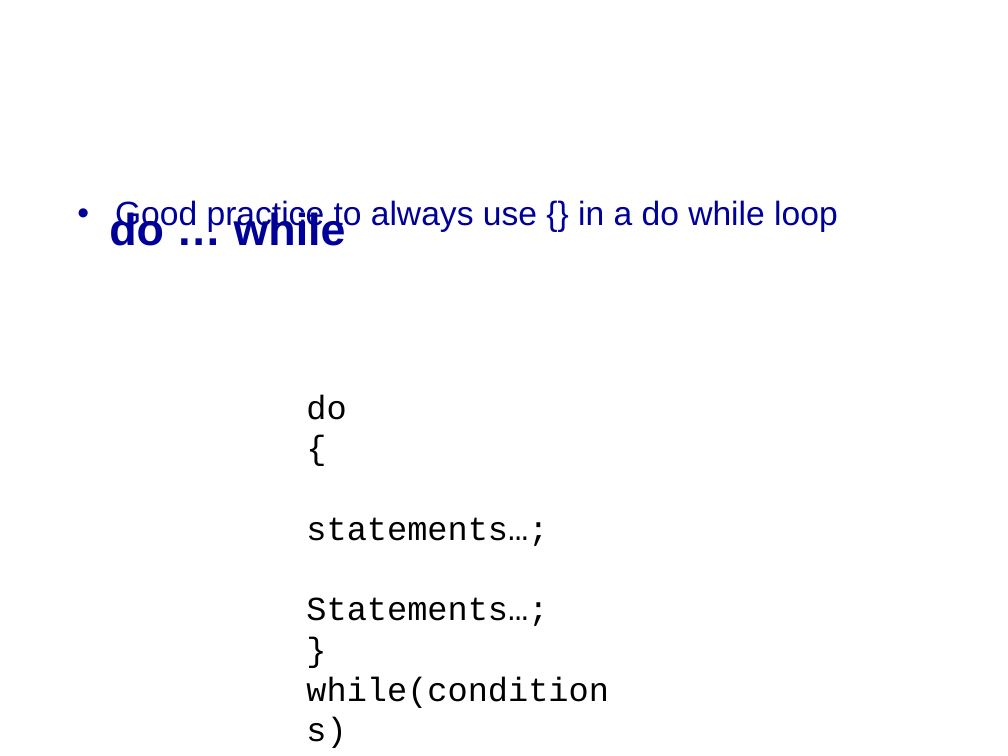
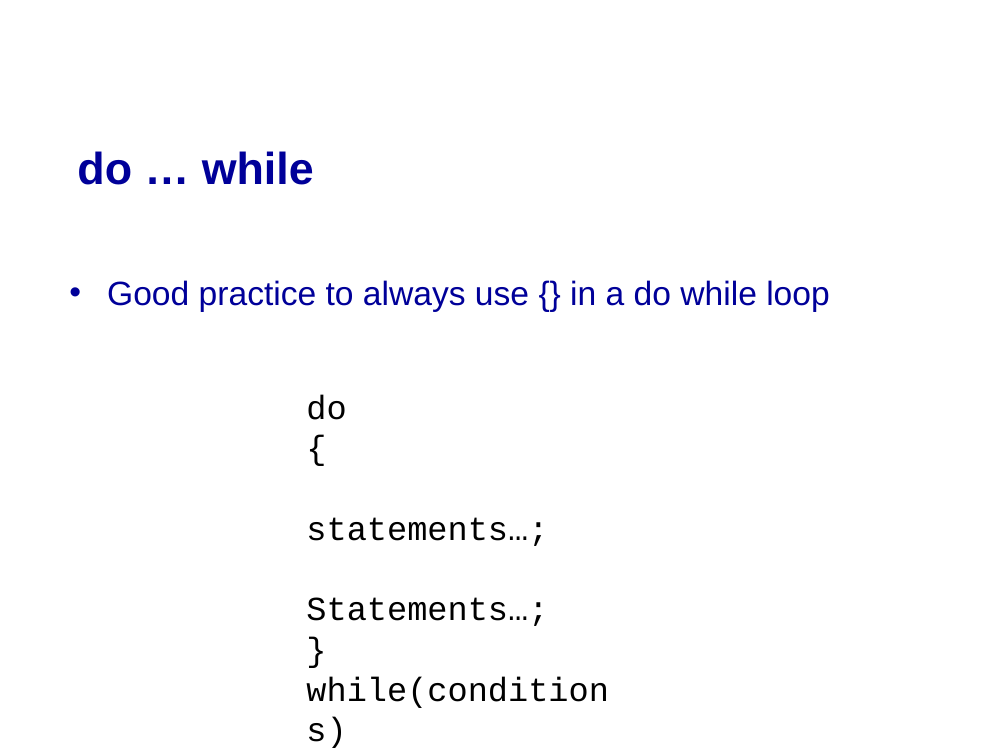
Before and after one commit to mikeg64/iome, a slide deck: slide 29 of src/examples/course/c/presentation/IntrotoC1.ppt (slide 28 before the commit). Drawn at 1008x756 pixels with LibreOffice and Linux fonts; fonts in the diff are those of the drawing; background and template pictures are left out. Boxes give left, top, right and bottom in pixels: in the first picture for what was removed or moved away, otherwise in the second. Text is boxed around its words. In the diff, an @@ line names an element or a change of style, - is before the commit and + after.

```diff
--- a/src/examples/course/c/presentation/IntrotoC1.ppt
+++ b/src/examples/course/c/presentation/IntrotoC1.ppt
@@ title "do … while" moved from (x1=109, y1=210, x2=346, y2=246) to (x1=77, y1=151, x2=314, y2=185) @@
@@ text "Good practice to always use ..." moved from (x1=115, y1=200, x2=838, y2=233) to (x1=107, y1=280, x2=830, y2=312) @@
```
Also in this commit, not shown: 28 other slides changed, 2 slides added, 1 other file.
